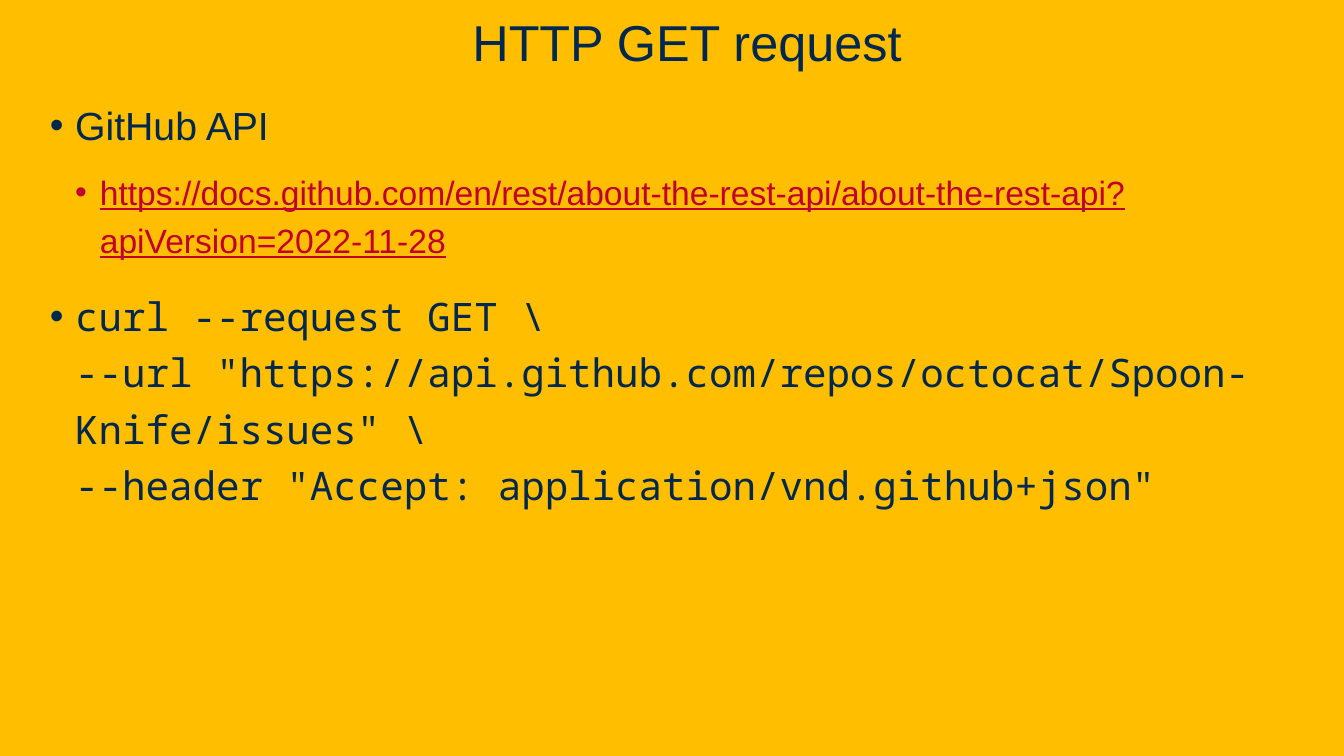
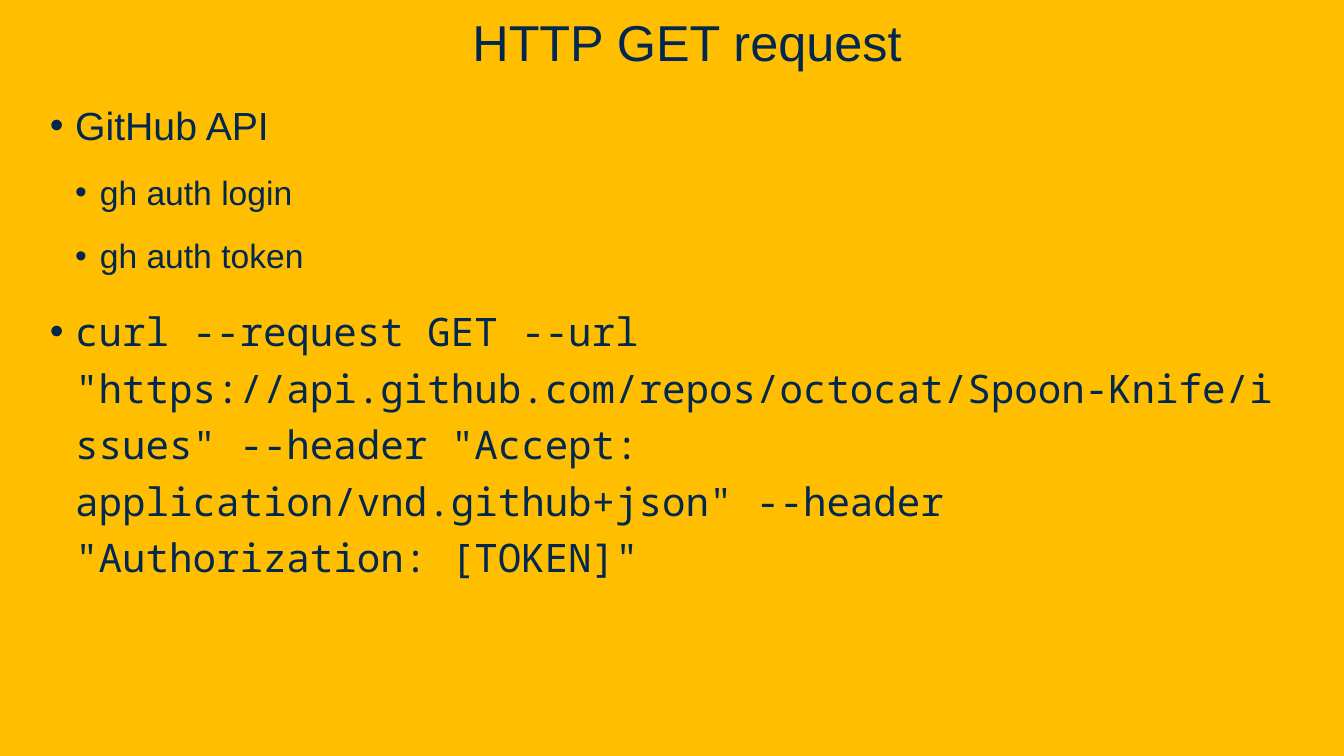
Before and after one commit to davsec-teaching/ecs160-f25, a slide deck: slide 22 of slides/3_networking_fundamentals.pptx (slide 21 before the commit). Drawn at 1344x756 pixels with LibreOffice and Linux fonts; fonts in the diff are those of the drawing; background and template pictures are left out. Boxes give left, top, right and bottom in pixels: in the first picture for what was removed or moved away, otherwise in the second. Text is boxed around its words. In the diff, an @@ line names an element or a change of style, - is before the commit and + after.

Commit message:
update slides

```diff
--- a/slides/3_networking_fundamentals.pptx
+++ b/slides/3_networking_fundamentals.pptx
@@ text at (75, 180, 1272, 579): text changed @@
-  • https://docs.github.com/en/rest/about-the-rest-api/about-the-rest-api?apiVersion=2022-11-28
-• curl --request GET \
-  --url "https://api.github.com/repos/octocat/Spoon-Knife/issues" \
-  --header "Accept: application/vnd.github+json"
+  • gh auth login
+  • gh auth token
+• curl --request GET --url "https://api.github.com/repos/octocat/Spoon-Knife/issues" --header "Accept: application/vnd.github+json" --header "Authorization: [TOKEN]"
```
Also in this commit, not shown: 1 other slide changed.
